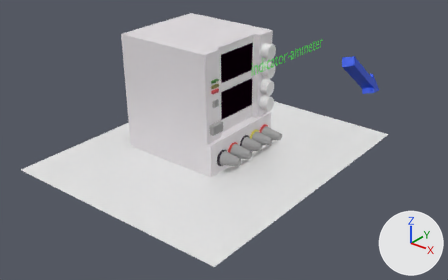
The Blender file inAmm/partsAmm.blend: old version first, new version second.
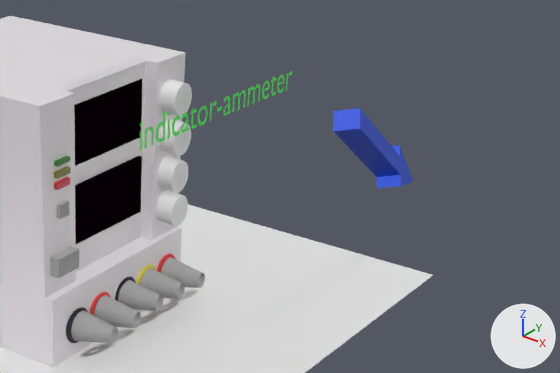
Each version is shown whole from a camera (50 mm lens) standing at (13.8, -17.6, 9.46) and looking at (0.21, -0.61, -1.07), then close up on the part from 42% to 100% of the width and 2% to 64% of the height. Lighting does not change. The marker at lower right points along +X, +Y and +Z.
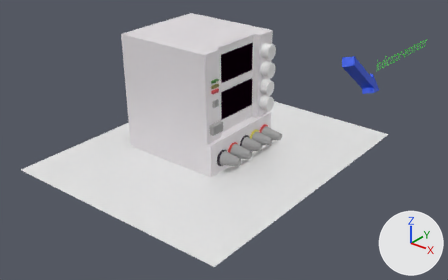
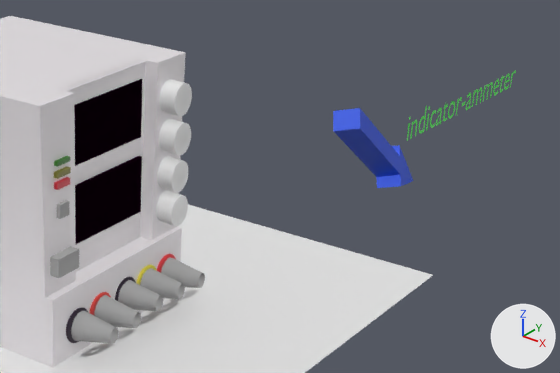
What changed in the scene script:
```text
Change ob_text:
    ob_text.location: (1.32, -0.45, 1.75) -> (3.68, 4.91, 0.96)
```

Changed parts and their boxes [x1, y1, x2, y2] in the close-ups (560 x 373 px):
'Text', moved: before [140, 71, 293, 150]; after [407, 70, 516, 141]
